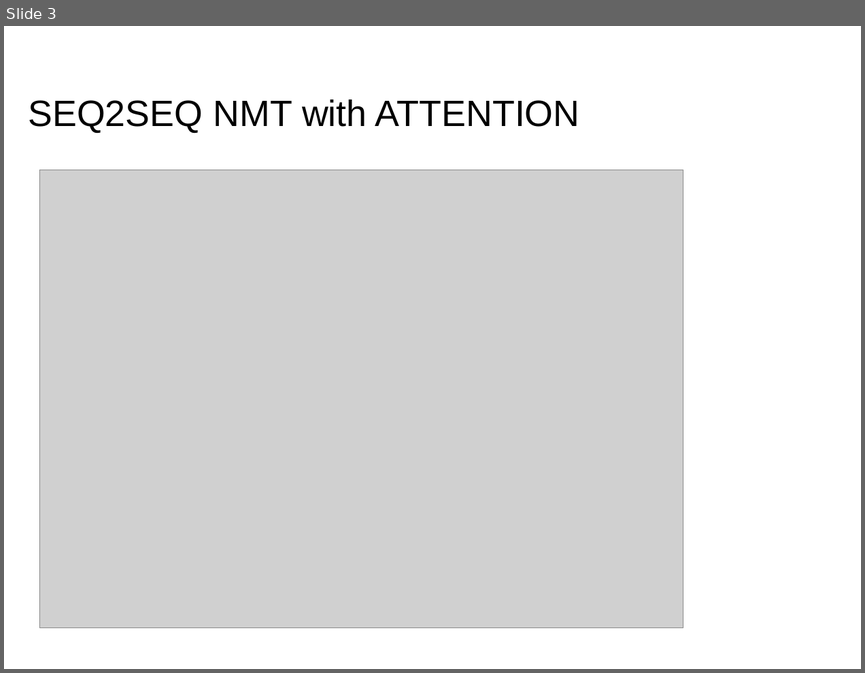
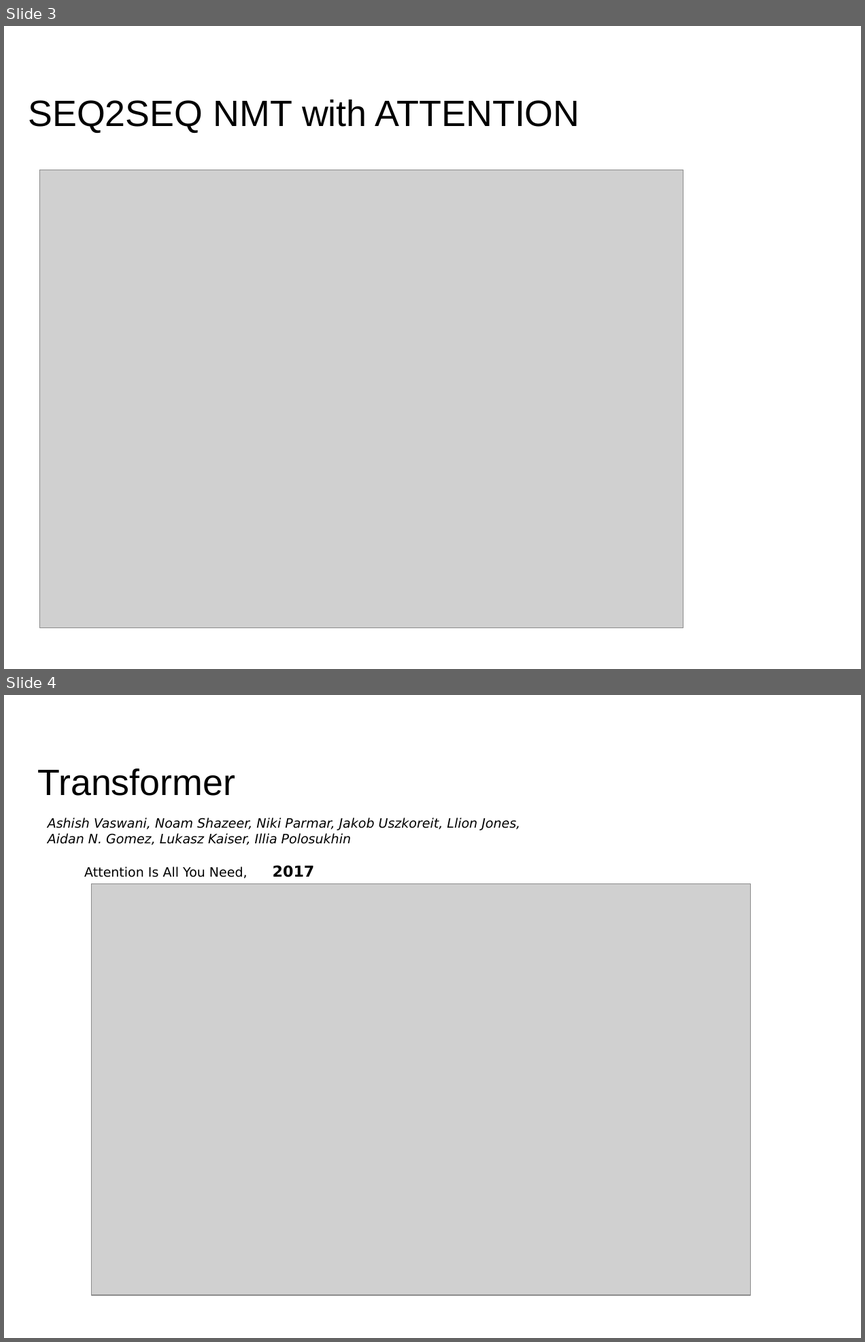
Before and after one commit to mechanoid5/ml_nlp_2022, a slide deck: 08-transformer-self-attention.odp. Shown one above the other, each under a label of ours: slide 3 before the commit, slides 3 and 4 after it. The pictures are 865x673 and 865x1342 pixels, drawn with LibreOffice and Linux fonts; fonts in the diff are those of the drawing; grey boxes stand for pictures; background and template pictures are left out. Boxes give left, top, right and bottom in pixels: in the first picture for what was removed or moved away, otherwise in the second. Text is boxed around its words. In the diff, an @@ line names an element or a change of style, - is before the commit and + after.

```diff
--- a/08-transformer-self-attention.odp
+++ b/08-transformer-self-attention.odp
@@ slide 4 added at (4,695,861,1338), background picture (left out) @@
@@ title added at (37,768,235,796), 33.9 pt, text #000000 @@
+Transformer
@@ text added at (48,817,520,879), 12 pt, text #000000, italic @@
+Ashish Vaswani, Noam Shazeer, Niki Parmar, Jakob Uszkoreit, Llion Jones, Aidan N. Gomez, Lukasz Kaiser, Illia Polosukhin
+Attention Is All You Need, 2017
@@ picture added at (92,884,751,1295) @@
```
Also in this commit, not shown: 1 slide changed, 1 slide removed, 6 other files.
